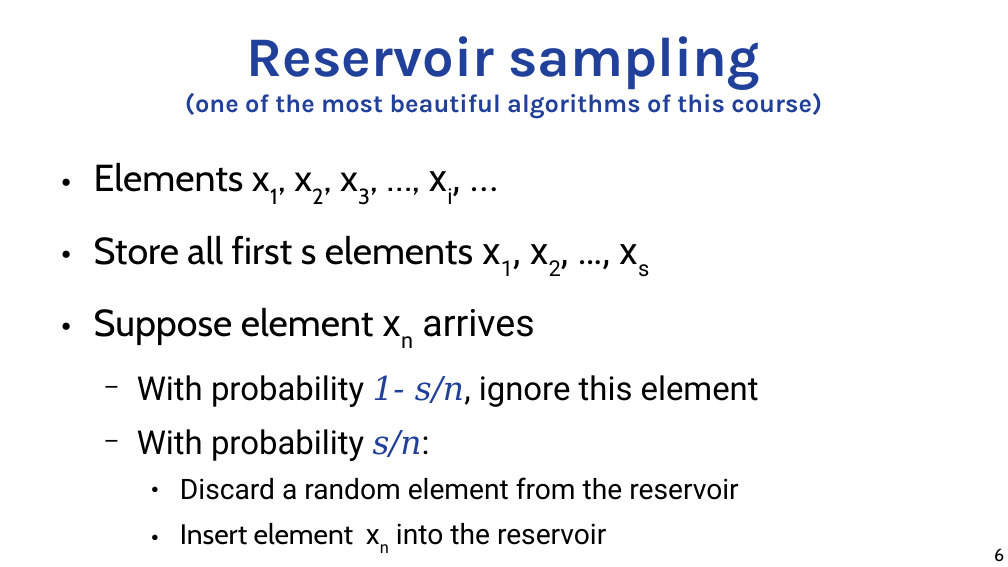
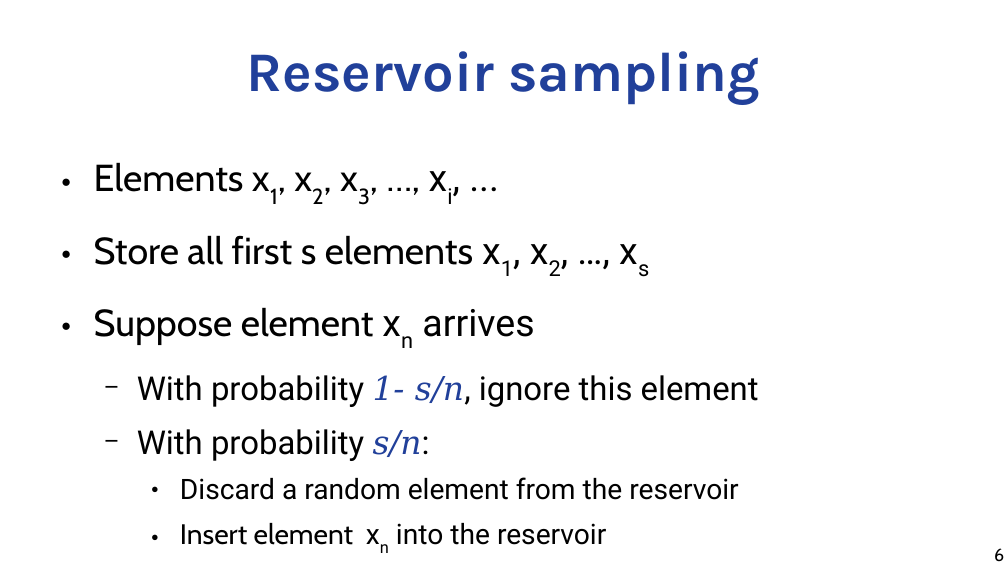
Before and after one commit to chatox/data-mining-course, a slide deck: slide 6 of theory/odp/tt23_reservoir_sampling.odp. Drawn at 1008x567 pixels with LibreOffice and Linux fonts; fonts in the diff are those of the drawing. Boxes give left, top, right and bottom in pixels: in the first picture for what was removed or moved away, otherwise in the second. Text is boxed around its words. In the diff, an @@ line names an element or a change of style, - is before the commit and + after.

```diff
--- a/theory/odp/tt23_reservoir_sampling.odp
+++ b/theory/odp/tt23_reservoir_sampling.odp
@@ title at (247, 51, 760, 105): text changed; size 20 to 44 pt @@
-Reservoir sampling
-(one of the most beautiful algorithms of this course)
+Reservoir sampling
```
Also in this commit, not shown: 8 other slides changed, 10 other files.
